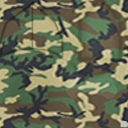
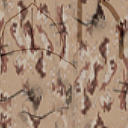
Layers edited between the first and the second w=128, h=128 image:
showed group "CamoDesert" (3 layers) over [0, 0, 128, 128]
added layer "图层 5" in group "CamoDesert" over [0, 0, 128, 128]
hid group "CamoGreen" (1 layers) over [0, 0, 128, 128]
